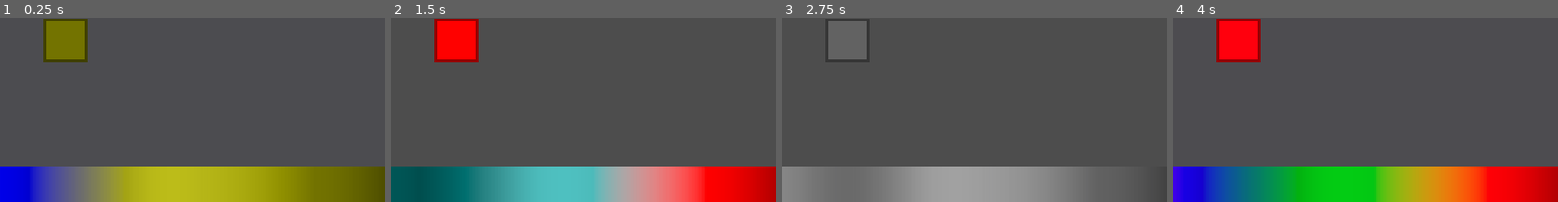
Above: before the commit, frames 1-4 (left to right).
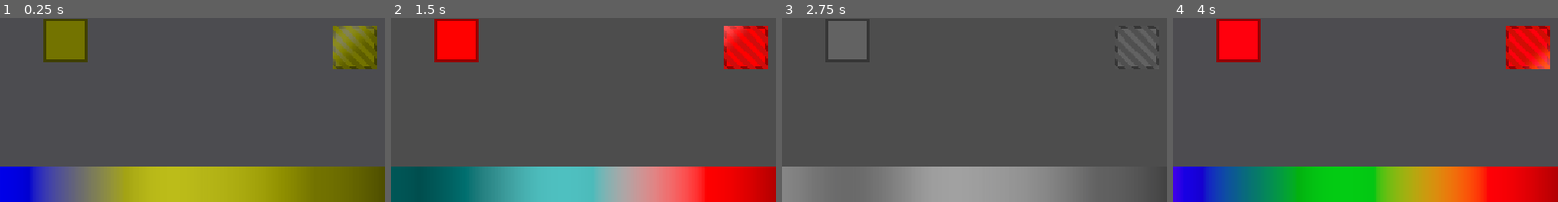
Above: after the commit, the same moments.

Repository: NoveritaDev/Colourbind
Game: Godot game, scene res://scenes/test_scenes/nova_test_scene.tscn
Same seed, same stepped clock (60 frames per second), same inputs: the game is played once before the commit and once after it. This scene is started directly instead of the project's main scene.
Inputs:
- Up to frame 1 (0.25 s): no input
- Up to frame 2 (1.5 s): tap Enter at 0.5 s; hold D (move_right) 0.53-1.28 s; tap M at 0.6, 1.35 s; tap Space at 1.25 s; hold S (move_down) from 1.28 s (still down)
- Up to frame 3 (2.75 s): release S (move_down) at 2.03 s; hold D (move_right) from 2.03 s (still down); tap M at 2.1 s
- Up to frame 4 (4 s): release D (move_right) at 2.78 s; hold W (move_up) 2.78-3.53 s; tap M at 2.85, 3.6 s; hold A (move_left) from 3.53 s (still down)
The pictures show only the part of the screen within x 20-70%, y 1-51%; the shares and areas given below are measured in that part.

The runs differ from the first frame. In frame 1, 2.7% of the frame differs, in the area x 86-98%, y 4-28%; in frame 2, 2.7%; in frame 3, less than 0.1%; in frame 4, 2.7%.

Commit message:
Started change over to using no instance uniforms.

Diff:
--- /dev/null
+++ b/assets/materials/colour_1.tres
@@ -0,0 +1,11 @@
+[gd_resource type="ShaderMaterial" format=3 uid="uid://dw7qsca1f8d0m"]
+
+[ext_resource type="Shader" uid="uid://cwrp8vxtkh3jv" path="res://assets/simulated_cvd_shaders/tint_shader.gdshader" id="1_l8tl8"]
+[ext_resource type="Texture2D" uid="uid://s7u1j812c01i" path="res://assets/textures/patterns/hatching.svg" id="2_5k31u"]
+
+[resource]
+shader = ExtResource("1_l8tl8")
+shader_parameter/tint = Vector3(0.314, 0.155, 0.018)
+shader_parameter/overlay = ExtResource("2_5k31u")
+shader_parameter/overlay_tint = Vector3(0.2, 0.1, 0)
+shader_parameter/glint_intensity = 0.3
--- /dev/null
+++ b/assets/materials/colour_2.tres
@@ -0,0 +1,3 @@
+[gd_resource type="ShaderMaterial" format=3 uid="uid://bo5y7lsmqogf"]
+
+[resource]
--- /dev/null
+++ b/assets/materials/colour_3.tres
@@ -0,0 +1,3 @@
+[gd_resource type="ShaderMaterial" format=3 uid="uid://bqsdrlcsl08jx"]
+
+[resource]
--- /dev/null
+++ b/assets/simulated_cvd_shaders/tint_shader.gdshader
@@ -0,0 +1,99 @@
+shader_type canvas_item;
+
+uniform vec3 tint = vec3(1.0, 1.0, 1.0);
+uniform sampler2D overlay: repeat_disable, filter_nearest, hint_default_transparent;
+uniform vec3 overlay_tint = vec3(1.0, 1.0, 1.0);
+uniform float glint_intensity = 0.0f;
+
+const float glint_width = 0.8;
+const float glint_speed = 2.0f;
+const float glint_pause = 1.0;
+
+vec3 srgb_to_linear(vec3 c) {
+    return mix(
+        c / 12.92,
+        pow((c + 0.055) / 1.055, vec3(2.4)),
+        step(vec3(0.04045), c)
+    );
+}
+
+vec3 linear_to_xyz(vec3 c) {
+	mat3 to_xyz = transpose(mat3(
+        vec3(0.4124565, 0.3575761, 0.1804375),
+        vec3(0.2126729, 0.7151522, 0.0721750),
+        vec3(0.0193339, 0.1191920, 0.9503041)
+    ));
+	return to_xyz * c;
+}
+
+vec3 xyz_to_lms(vec3 c) {
+	mat3 to_lms = transpose(mat3(
+        vec3(0.4002, 0.7076, -0.0808),
+        vec3(-0.2263, 1.1653, 0.0457),
+        vec3(0, 0, 1)
+    ));
+
+	return to_lms * c;
+}
+
+vec3 lms_to_xyz(vec3 c) {
+	mat3 to_xyz = transpose(mat3(
+		vec3(1.8600666, -1.1294801, 0.2198983),
+		vec3(0.3612229, 0.6388043, 0),
+		vec3(0, 0, 1.089087)
+	));
+	return to_xyz * c;
+}
+
+vec3 xyz_to_linear(vec3 c) {
+	mat3 to_linear = transpose(mat3(
+		vec3(3.24045484, -1.5371389, -0.49853155),
+		vec3(-0.96926639, 1.8760109, 0.04155608),
+		vec3(0.05564342, -0.2040259, 1.05722516)
+	));
+	return to_linear * c;
+}
+
+vec3 linear_to_srgb(vec3 c) {
+    return mix(
+        c * 12.92,
+        1.055 * pow(c, vec3(1.0 / 2.4)) - 0.055,
+        step(vec3(0.0031308), c)
+    );
+}
+
+vec3 rgb_to_lms(vec3 c) {
+	return xyz_to_lms(linear_to_xyz(srgb_to_linear(c)));
+}
+
+vec3 lms_to_rgb(vec3 c) {
+	return linear_to_srgb(xyz_to_linear(lms_to_xyz(c)));
+}
+
+void fragment() {
+	vec4 base_colour = texture(TEXTURE, UV);
+	vec4 overlay_colour = texture(overlay, UV);
+
+	vec3 base_colour_3 = base_colour.rgb;
+	vec3 overlay_colour_3 = vec3(1,1,1) - overlay_colour.rgb;
+
+	base_colour_3 = rgb_to_lms(base_colour_3);
+	base_colour_3 *= tint;
+	base_colour_3 = lms_to_rgb(base_colour_3);
+
+	overlay_colour_3 = rgb_to_lms(overlay_colour_3);
+	overlay_colour_3 *= overlay_tint;
+	overlay_colour_3 = lms_to_rgb(overlay_colour_3);
+
+	vec3 mixed = mix(base_colour_3, overlay_colour_3, overlay_colour.a);
+
+	float diag = UV.x + UV.y;
+	float cycle = 2.0 + glint_pause;
+	float pos = mod(TIME * glint_speed, cycle);
+	float glint_power = smoothstep(pos - glint_width, pos, diag) - smoothstep(pos, pos + glint_width, diag);
+	mixed += vec3(1,1,1) * glint_intensity * glint_power;
+
+	mixed = clamp(mixed, 0, 1);
+
+	COLOR = vec4(mixed, base_colour.a);
+}
--- a/scenes/test_scenes/nova_test_scene.tscn
+++ b/scenes/test_scenes/nova_test_scene.tscn
@@ -4,6 +4,8 @@
 [ext_resource type="Shader" uid="uid://lqowtwjdxdfk" path="res://assets/simulated_cvd_shaders/multi_cvd.gdshader" id="2_rkinu"]
 [ext_resource type="Texture2D" uid="uid://qefi3tng0o71" path="res://assets/textures/visible_spectrum.png" id="3_ad0pq"]
 [ext_resource type="PackedScene" uid="uid://cuqomjcc84dsx" path="res://scenes/game_objects/box.tscn" id="4_rkinu"]
+[ext_resource type="Material" uid="uid://dw7qsca1f8d0m" path="res://assets/materials/colour_1.tres" id="5_4fdst"]
+[ext_resource type="Texture2D" uid="uid://coey3sdq30sxi" path="res://assets/textures/WhiteSquare.png" id="6_1yao7"]
 
 [sub_resource type="ShaderMaterial" id="ShaderMaterial_wbwik"]
 shader = ExtResource("2_rkinu")
@@ -34,3 +36,8 @@
 position = Vector2(-235, -176)
 lms_tint = Vector3(0, 1, 1)
 color = 1
+
+[node name="WhiteSquare" type="Sprite2D" parent="." unique_id=234742172]
+material = ExtResource("5_4fdst")
+position = Vector2(187, -166)
+texture = ExtResource("6_1yao7")
Not shown, added: assets/simulated_cvd_shaders/tint_shader.gdshader.uid
